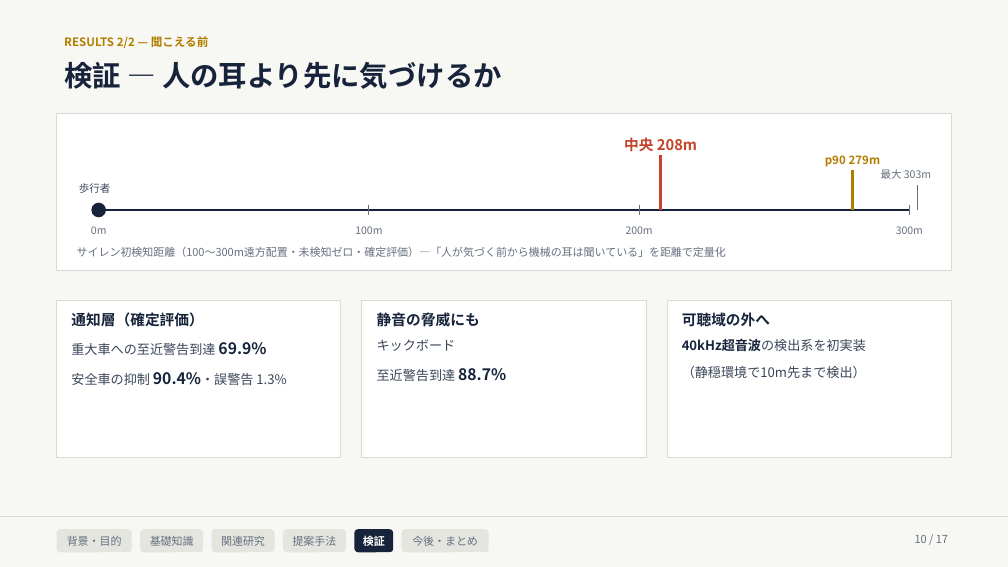
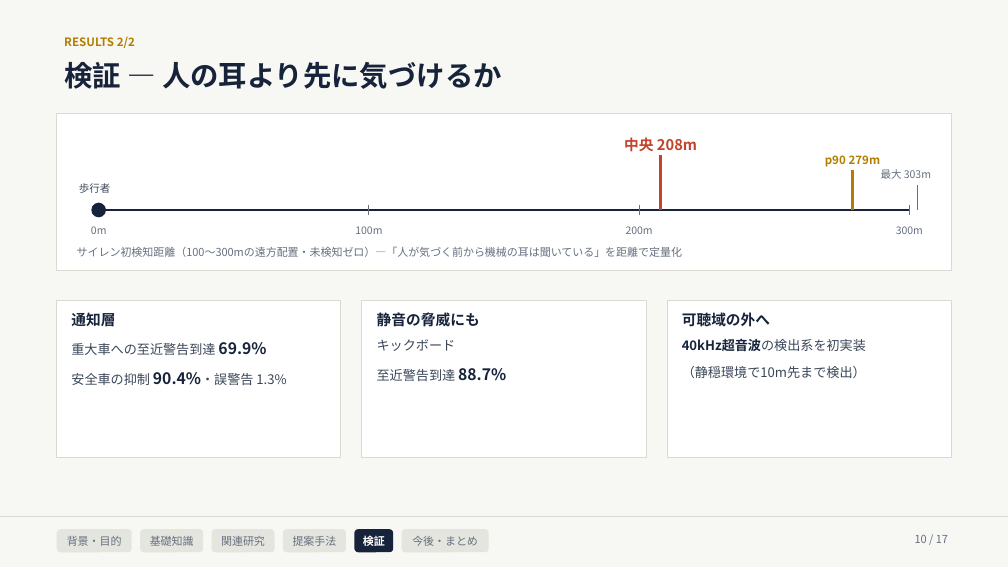
Before and after one commit to Noosdoo/outdoor-seld-sim, a slide deck: slide 10 of md/seminar/中間発表スライド_2026-08-10.pptx. Drawn at 1008x567 pixels with LibreOffice and Linux fonts; fonts in the diff are those of the drawing. Boxes give left, top, right and bottom in pixels: in the first picture for what was removed or moved away, otherwise in the second. Text is boxed around its words. In the diff, an @@ line names an element or a change of style, - is before the commit and + after.

```diff
--- a/md/seminar/中間発表スライド_2026-08-10.pptx
+++ b/md/seminar/中間発表スライド_2026-08-10.pptx
@@ text at bbox=[64, 36, 135, 48]: text changed @@
-RESULTS 2/2 — 聞こえる前
+RESULTS 2/2
@@ text at bbox=[77, 246, 682, 257]: text changed @@
-サイレン初検知距離（100〜300m遠方配置・未検知ゼロ・確定評価）—「人が気づく前から機械の耳は聞いている」を距離で定量化
+サイレン初検知距離（100〜300mの遠方配置・未検知ゼロ）—「人が気づく前から機械の耳は聞いている」を距離で定量化
@@ text in rectangle at bbox=[71, 310, 115, 329]: text changed @@
-通知層（確定評価）
+通知層
```
Also in this commit, not shown: 9 other slides changed, 3 other files.
